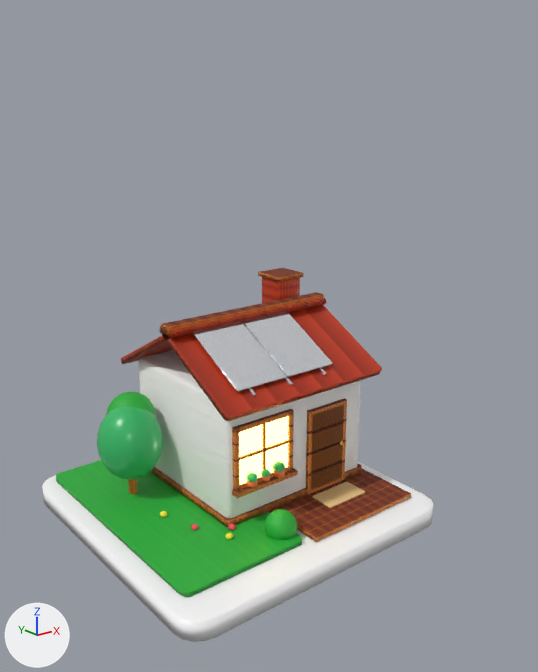
The Blender file assets/3d/casa_isometrica.blend, before and after one commit.
Both versions are drawn from a 50 mm camera at (-7.45, -10.41, 7.11) aimed at (0.17, -0.88, 3.3). Arrows for +X, +Y and +Z are at lower left; the lights stay in place. The older version comes first.

Objects in the first picture: 'Cube', 'Cube.001', 'Cube.003', 'Diorama_Base', 'Garden_Patch', 'House_Baseboard', 'House_Body', 'Panel_Frame_0', 'Panel_Frame_1', 'Roof_Back_Slope', 'Roof_Front_Slope', 'Sphere.004' and 25 more.
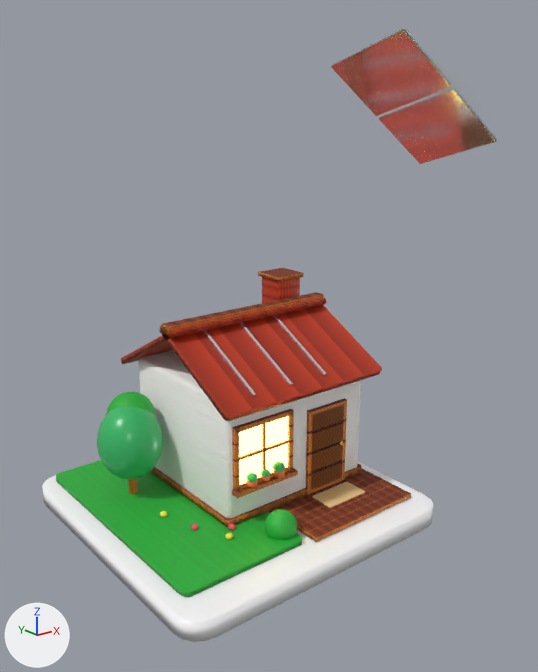
ob_solar_panel_assembly is not drawn itself; it is the parent of ob_panel_frame_0, ob_panel_cells_0, ob_panel_frame_1, ob_panel_cells_1.

Where the change shows, as pixel boxes [x1, y1, x2, y2] in the pictures (538 x 672 px):
'Panel_Frame_1', moved, turned: before [242, 312, 332, 377]; after [331, 27, 452, 116]
'Panel_Frame_0', moved, turned: before [192, 322, 286, 392]; after [379, 87, 497, 164]

The change, as a list of edits to the scene's bpy script:
```text
Change ob_solar_panel_assembly:
    ob_solar_panel_assembly.location: (0.4, -0.439, 2.91) -> (1.203, -2.911, 7.11)
    ob_solar_panel_assembly.rotation_euler: (0.489, 0.0, 0.0) -> (0.367, 3.87, -0.311)  # degrees (28, 0, 0) -> degrees (21, 222, -18)
```
